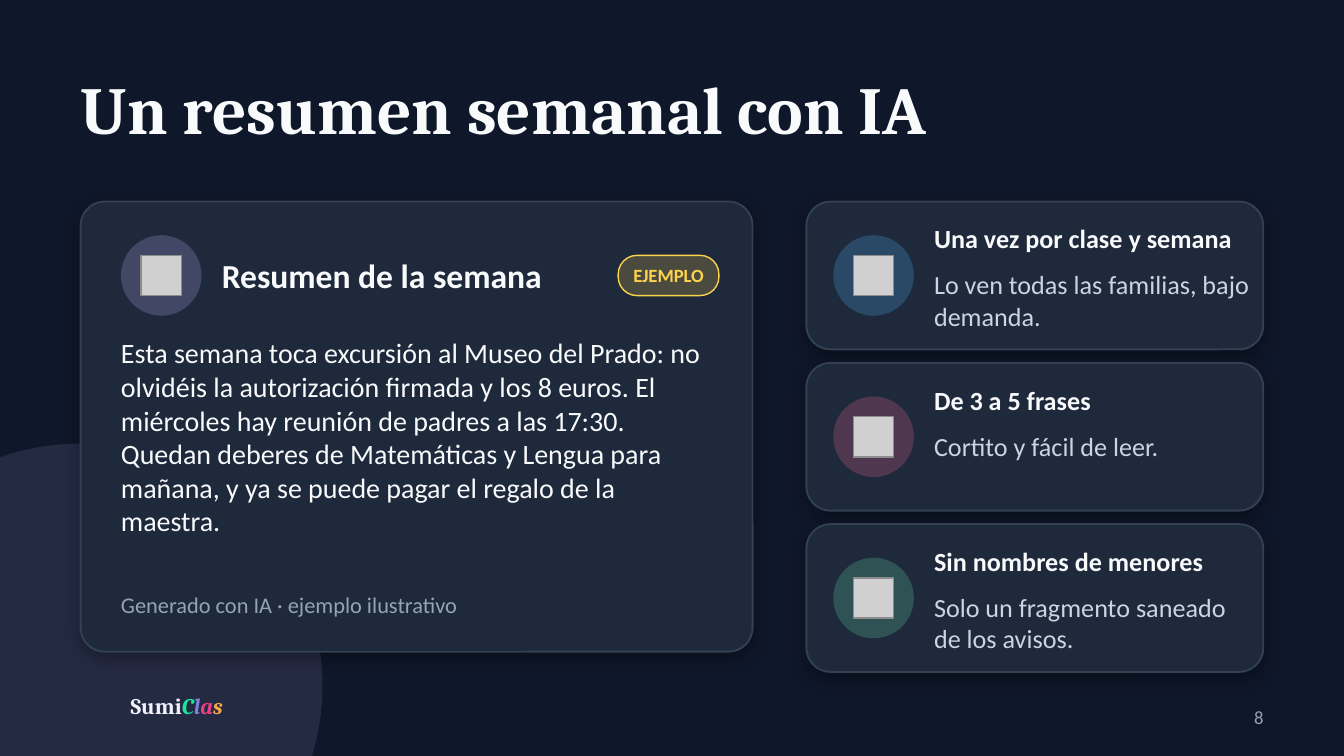
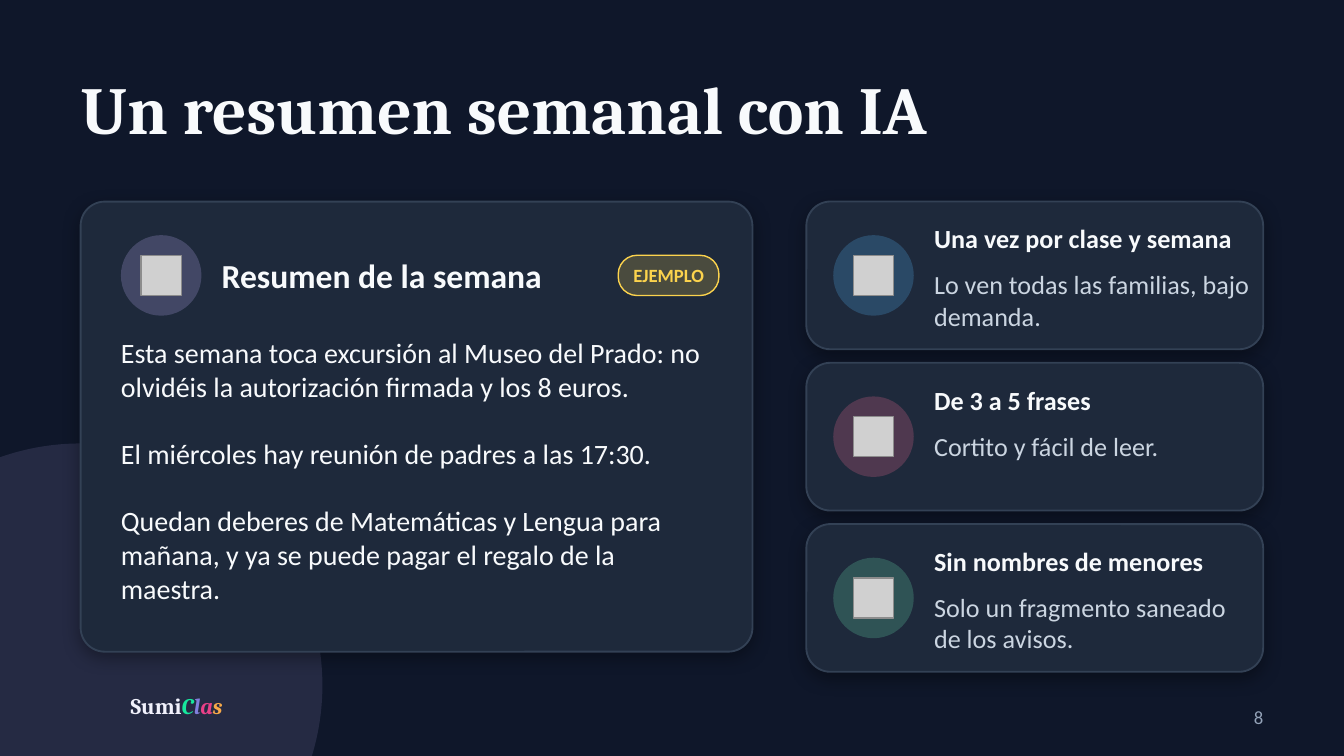
Before and after one commit to An4Fdez/SumiClas, a slide deck: slide 8 of docs/presentacion/SumiClas-presentacion.pptx. Drawn at 1344x756 pixels with LibreOffice and Linux fonts; fonts in the diff are those of the drawing; grey boxes stand for pictures; background and template pictures are left out. Boxes give left, top, right and bottom in pixels: in the first picture for what was removed or moved away, otherwise in the second. Text is boxed around its words. In the diff, an @@ line names an element or a change of style, - is before the commit and + after.

```diff
--- a/docs/presentacion/SumiClas-presentacion.pptx
+++ b/docs/presentacion/SumiClas-presentacion.pptx
@@ text at box(121, 343, 699, 570): text changed @@
-Esta semana toca excursión al Museo del Prado: no olvidéis la autorización firmada y los 8 euros. El miércoles hay reunión de padres a las 17:30. Quedan deberes de Matemáticas y Lengua para mañana, y ya se puede pagar el regalo de la maestra.
+Esta semana toca excursión al Museo del Prado: no olvidéis la autorización firmada y los 8 euros.
+El miércoles hay reunión de padres a las 17:30.
+Quedan deberes de Matemáticas y Lengua para mañana, y ya se puede pagar el regalo de la maestra.
@@ text removed at box(121, 597, 457, 617) @@
-Generado con IA · ejemplo ilustrativo
```
Also in this commit, not shown: 1 other slide changed.
